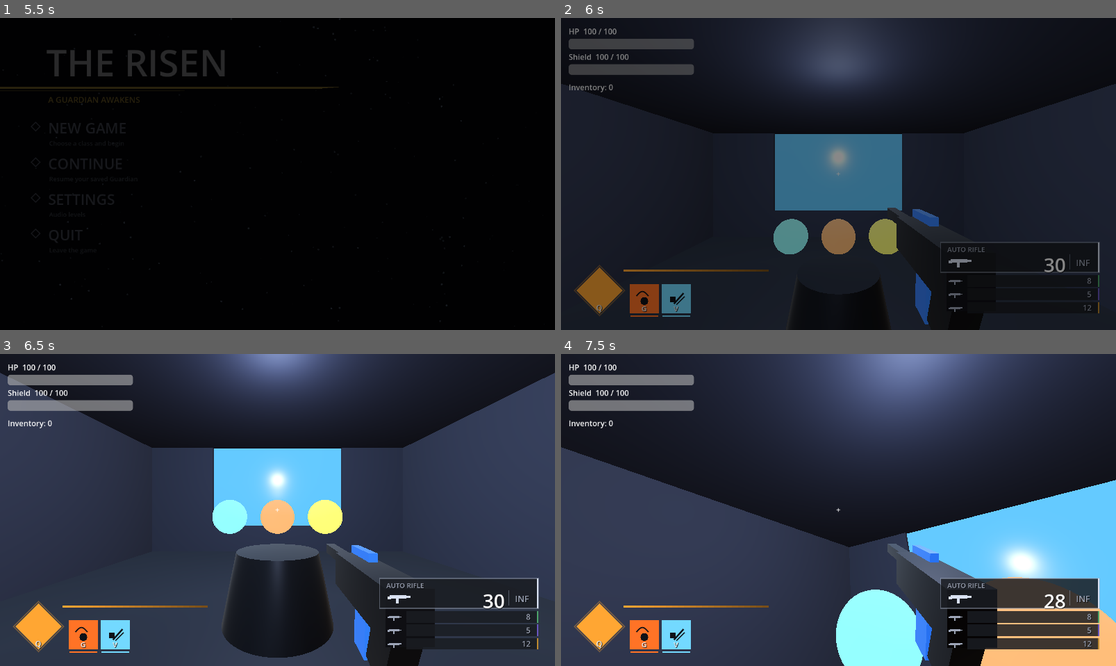
Above: before the commit, frames 1-4 (two rows, left to right).
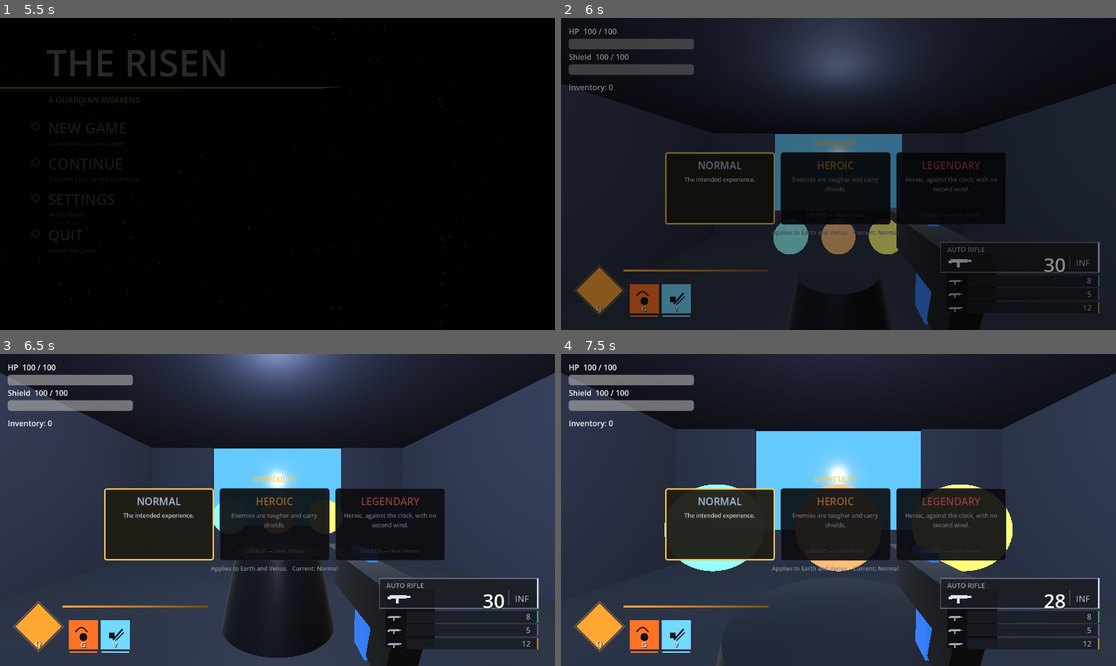
Above: after the commit, the same moments.

Repository: vasilisbit/The_Risen
Game: Godot game, scene res://ui/main_menu.tscn
The game is run twice, just before and just after one commit, with the same random seed, the same clock (stepped at 60 frames per second) and the same inputs.
Inputs (mouse positions are in pixels of both pictures, inside the frame that each line leads up to):
- Up to frame 1 (5.5 s): tap Enter at 0.5 s; drag from (277, 174) to (333, 105) at 0.52 s; drag from (166, 189) to (249, 236) at 1.27 s; click "BACK" at 2 s; move the mouse to (333, 105) at 2.77 s; hold D (move_right) 2.78-3.5 s; hold E (interact) 2.78-3.5 s; click (333, 105) at 2.92 s; drag from (249, 236) to (111, 127) at 3.52 s; move the mouse to (444, 220) at 4.27 s; hold A (move_left) 4.28-5 s; hold Shift (sprint) 4.28-5 s; click (444, 220) at 4.42 s; tap Space (jump) at 4.52 s; tap F (debug_damage) at 4.9 s; drag from (111, 127) to (194, 96) at 5.02 s
- Up to frame 2 (6 s): click "CONFIRM — Assault" at 5.75 s
- Up to frame 3 (6.5 s): no input
- Up to frame 4 (7.5 s): move the mouse to (844, 510) at 6.52 s; hold W (move_forward) 6.53-7.25 s; tap 1 (weapon_1) at 6.6 s; click (844, 510) at 6.67 s; click (721, 525) at 7.27 s

Frame 1 is identical in both runs. In frame 2, 11% of the frame differs, in the area x 18-81%, y 39-70%; in frame 3, 14%; in frame 4, 58%, in the area x 0-100%, y 0-100%.

Commit message:
feat(t-0027): Implement difficulty modifiers
Closes M7. New Difficulty autoload owns the tier table, the selection
(persisted in SaveManager) and the queries the rest of the game makes at
mission load. Picker sits beside the hologram table in the hub: three cards
with tooltips, locked tiers greyed with what unlocks them.

- Normal: no modifiers.
- Heroic: +50% enemy health, plus a shield worth 25% of health absorbed
  before damage reaches them.
- Legendary: Heroic, plus a 10 minute limit and no shield regen.

Tiers STACK — Legendary is Heroic with extra handicaps. The card lists their
modifiers separately, but a harder tier that dropped the easier tier's
handicaps would be strictly easier in places, which no one would expect from
a name like Legendary.

Modifiers apply to Earth and Venus only, per GDD 7 ("Apply to Mission 1 & 3
only"). Mars is left alone because its wave buff/debuff picks are already a
difficulty dial and stacking the two would compound in ways neither system
was balanced for.

Enemy scaling happens in EnemyBase._ready before health is filled, so a
Heroic Rusher spawns at 225/225 rather than 150/225, and enemies spawned
mid-mission are scaled too. The three bosses override take_damage, so each
now routes through the shared absorb_shield().

The picker is a standing preference beside the table rather than a modal step
in front of every mission launch, which would be tiresome on the runs where
you never change it.

MissionTimer frees itself on untimed tiers, so it can sit unconditionally in
the mission scenes. It is the first thing in the game that can actually fail
a mission — until now death only cost a checkpoint — which is why
Telemetry.mission_failed() had an API and no caller since T-0026.

Known gap: GDD 7 specifies ELEMENTAL shields that the weapon's element must
match. Weapons have no elements (mods are unimplemented), so this is the same
mechanic without the matching rule; the element check goes in when weapon mods
land. Noted in enemy_base.gd.

Verified in-engine, all in Earth per the DoD: Heroic and Legendary start
locked and refuse selection, then both unlock on completing Venus; Normal
Rusher 150 HP / no shield vs Heroic Rusher exactly 225 HP with a 56.25 shield
that absorbs 50 damage leaving health untouched and overflows correctly at 70;
Legendary starts a 10:00 countdown that ticks, blocks shield regen (20 shield
stayed 20 across 3 s past the recharge delay), carries Heroic's 225 HP, and on
reaching zero logs MissionFailed(reason "timeout") and returns to the hub;
the picker shows all three cards with tooltips, refuses locked tiers with an
explanation, and logs DifficultyModifierSelected. Also repositioned it after a
capture showed the cards overlapping the weapon HUD. Headless import clean.

Diff:
--- a/project.godot
+++ b/project.godot
@@ -23,6 +23,7 @@
 GameState="*res://scripts/game_state.gd"
 AudioManager="*res://scripts/audio_manager.gd"
 Telemetry="*res://scripts/telemetry.gd"
+Difficulty="*res://scripts/difficulty.gd"
 
 [editor_plugins]
 
--- a/scenes/hub/hub.tscn
+++ b/scenes/hub/hub.tscn
@@ -5,6 +5,7 @@
 [ext_resource type="PackedScene" uid="uid://cv5t0esp8itvn" path="res://ui/vendor_shop.tscn" id="3_koree"]
 [ext_resource type="Script" uid="uid://cpmdlc3cn6dup" path="res://scripts/hub_structure.gd" id="4_ajtfx"]
 [ext_resource type="PackedScene" path="res://ui/class_select.tscn" id="5_clssel"]
+[ext_resource type="Script" path="res://scripts/difficulty_select.gd" id="6_diffsel"]
 
 [sub_resource type="ProceduralSkyMaterial" id="ProceduralSkyMaterial_koree"]
 
@@ -67,6 +68,15 @@
 
 [node name="ClassSelect" parent="HubUI" instance=ExtResource("5_clssel")]
 
+[node name="DifficultySelect" type="Control" parent="HubUI"]
+layout_mode = 3
+anchors_preset = 15
+anchor_right = 1.0
+anchor_bottom = 1.0
+grow_horizontal = 2
+grow_vertical = 2
+script = ExtResource("6_diffsel")
+
 [node name="Nav" type="NavigationRegion3D" parent="." unique_id=458862026]
 navigation_mesh = SubResource("NavigationMesh_ajtfx")
 
--- a/scenes/missions/earth/earth.tscn
+++ b/scenes/missions/earth/earth.tscn
@@ -4,6 +4,7 @@
 [ext_resource type="PackedScene" uid="uid://b88q4r73j0x27" path="res://scenes/player/guardian.tscn" id="2_4ylf5"]
 [ext_resource type="Script" uid="uid://dxhey7uqt8ij6" path="res://scripts/objective_manager.gd" id="3_qfysw"]
 [ext_resource type="Script" uid="uid://d1gsvxgaifpwh" path="res://scripts/earth_mission.gd" id="4_3icjv"]
+[ext_resource type="Script" path="res://scripts/mission_timer.gd" id="5_timer"]
 
 [sub_resource type="Environment" id="Environment_45g3f"]
 background_mode = 1
@@ -38,3 +39,7 @@
 
 [node name="Mission" type="Node" parent="." unique_id=1000977802]
 script = ExtResource("4_3icjv")
+
+[node name="MissionTimer" type="Node" parent="."]
+script = ExtResource("5_timer")
+mission_id = "Earth"
--- a/scenes/missions/venus/venus.tscn
+++ b/scenes/missions/venus/venus.tscn
@@ -4,6 +4,7 @@
 [ext_resource type="PackedScene" uid="uid://b88q4r73j0x27" path="res://scenes/player/guardian.tscn" id="2_guard"]
 [ext_resource type="Script" uid="uid://dxhey7uqt8ij6" path="res://scripts/objective_manager.gd" id="3_obj"]
 [ext_resource type="Script" path="res://scripts/venus_mission.gd" id="4_mission"]
+[ext_resource type="Script" path="res://scripts/mission_timer.gd" id="5_timer"]
 
 [sub_resource type="Environment" id="Environment_venus"]
 background_mode = 1
@@ -40,3 +41,7 @@
 
 [node name="Mission" type="Node" parent="."]
 script = ExtResource("4_mission")
+
+[node name="MissionTimer" type="Node" parent="."]
+script = ExtResource("5_timer")
+mission_id = "Venus"
--- /dev/null
+++ b/scripts/difficulty.gd
@@ -0,0 +1,151 @@
+extends Node
+
+## Difficulty autoload (T-0027). Owns the modifier table, the current
+## selection (persisted in SaveManager) and the queries the rest of the game
+## makes at mission load.
+##
+## Tiers STACK: Legendary is Heroic plus a time limit and no shield regen. The
+## card lists their modifiers separately, but a harder tier that dropped the
+## easier tier's handicaps would be strictly easier in places, which no one
+## would expect from a name like Legendary.
+##
+## GDD §7 restricts modifiers to missions 1 and 3 (Earth, Venus). Mars is left
+## alone because its wave buff/debuff picks are already a difficulty dial and
+## stacking the two would compound in ways neither system was balanced for.
+
+signal difficulty_changed(id: String)
+
+const NORMAL := "Normal"
+const HEROIC := "Heroic"
+const LEGENDARY := "Legendary"
+
+## Missions the modifiers apply to (GDD §7: "Apply to Mission 1 & 3 only").
+const APPLIES_TO := ["Earth", "Venus"]
+
+const TIERS: Array[Dictionary] = [
+	{
+		"id": NORMAL,
+		"title": "NORMAL",
+		"blurb": "The intended experience.",
+		"details": "No modifiers.",
+		"health_mult": 1.0,
+		"shield_fraction": 0.0,
+		"time_limit": 0.0,
+		"no_shield_regen": false,
+		"color": Color(0.65, 0.72, 0.85),
+	},
+	{
+		"id": HEROIC,
+		"title": "HEROIC",
+		"blurb": "Enemies are tougher and carry shields.",
+		"details": "+50% enemy health.\nEnemies gain a shield worth 25% of their health,\nwhich absorbs damage before it reaches them.",
+		"health_mult": 1.5,
+		"shield_fraction": 0.25,
+		"time_limit": 0.0,
+		"no_shield_regen": false,
+		"color": Color(1.0, 0.72, 0.30),
+	},
+	{
+		"id": LEGENDARY,
+		"title": "LEGENDARY",
+		"blurb": "Heroic, against the clock, with no second wind.",
+		"details": "Everything in Heroic.\n10 minute time limit — the mission fails at zero.\nYour shield never recharges.",
+		"health_mult": 1.5,
+		"shield_fraction": 0.25,
+		"time_limit": 600.0,
+		"no_shield_regen": true,
+		"color": Color(1.0, 0.42, 0.38),
+	},
+]
+
+
+func _ready() -> void:
+	process_mode = Node.PROCESS_MODE_ALWAYS
+
+
+# --- selection --------------------------------------------------------------
+
+func current() -> String:
+	var sm := get_node_or_null("/root/SaveManager")
+	var id := String(sm.data.get("selected_difficulty", NORMAL)) if sm else NORMAL
+	# A save that was made while a tier was unlocked, then reset, must not keep
+	# that tier selected.
+	return id if is_unlocked(id) else NORMAL
+
+
+func select(id: String) -> bool:
+	if not is_unlocked(id) or tier_of(id).is_empty():
+		return false
+	var sm := get_node_or_null("/root/SaveManager")
+	if sm:
+		sm.data["selected_difficulty"] = id
+		sm.save_game()
+	difficulty_changed.emit(id)
+	return true
+
+
+## Heroic and Legendary unlock once Venus is complete (GDD §7).
+func is_unlocked(id: String) -> bool:
+	if id == NORMAL:
+		return true
+	var sm := get_node_or_null("/root/SaveManager")
+	if sm == null:
+		return false
+	var unlocks: Dictionary = sm.data.get("difficulty_unlocks", {})
+	return bool(unlocks.get(id, false))
+
+
+func tier_of(id: String) -> Dictionary:
+	for t in TIERS:
+		if String(t["id"]) == id:
+			return t
+	return {}
+
+
+## The tier actually in force for `mission_id` — Normal outside Earth/Venus.
+func active_tier(mission_id: String) -> Dictionary:
+	if not APPLIES_TO.has(mission_id):
+		return tier_of(NORMAL)
+	return tier_of(current())
+
+
+# --- queries used at mission load ------------------------------------------
+
+## Mission the enemies/player belong to. Read from whichever mission driver is
+## in the scene, so a single enemy doesn't need to be told.
+func current_mission() -> String:
+	var tree := get_tree()
+	if tree == null or tree.current_scene == null:
+		return ""
+	var scene := String(tree.current_scene.name)
+	return scene if APPLIES_TO.has(scene) else ""
+
+
+func enemy_health_mult() -> float:
+	return float(active_tier(current_mission()).get("health_mult", 1.0))
+
+
+func enemy_shield_fraction() -> float:
+	return float(active_tier(current_mission()).get("shield_fraction", 0.0))
+
+
+func time_limit() -> float:
+	return float(active_tier(current_mission()).get("time_limit", 0.0))
+
+
+func no_shield_regen() -> bool:
+	return bool(active_tier(current_mission()).get("no_shield_regen", false))
+
+
+## Called when a mission completes, to open the tiers up after Venus.
+func unlock_after(mission_id: String) -> void:
+	if mission_id != "Venus":
+		return
+	var sm := get_node_or_null("/root/SaveManager")
+	if sm == null:
+		return
+	var unlocks: Dictionary = sm.data.get("difficulty_unlocks", {})
+	unlocks[HEROIC] = true
+	unlocks[LEGENDARY] = true
+	sm.data["difficulty_unlocks"] = unlocks
+	sm.save_game()
--- /dev/null
+++ b/scripts/difficulty_select.gd
@@ -0,0 +1,147 @@
+extends Control
+
+## Difficulty picker at the hologram table (T-0027). Three cards with tooltips;
+## locked tiers are greyed out and say what unlocks them. The choice persists
+## through SaveManager and applies the next time a mission loads.
+##
+## It sits beside the table rather than interrupting mission launch: the tier
+## is a standing preference, and a modal step in front of every mission start
+## would be tiresome on the runs where you never change it.
+
+const GOLD := Color(0.95, 0.78, 0.32)
+const DIM := Color(0.5, 0.53, 0.60)
+const LOCKED := Color(0.35, 0.36, 0.40)
+const CARD_SIZE := Vector2(228, 150)
+
+var _cards: Dictionary = {}          # id -> PanelContainer
+var _note: Label
+
+
+func _ready() -> void:
+	set_anchors_preset(Control.PRESET_FULL_RECT)
+	mouse_filter = Control.MOUSE_FILTER_IGNORE
+	_build()
+	refresh()
+	var diff := get_node_or_null("/root/Difficulty")
+	if diff:
+		diff.difficulty_changed.connect(func(_id: String) -> void: refresh())
+
+
+## Re-read the save and repaint. Public so the hub can call it after a mission
+## returns and a tier has just unlocked.
+func refresh() -> void:
+	var diff := get_node_or_null("/root/Difficulty")
+	if diff == null:
+		return
+	var current: String = diff.current()
+	for id in _cards:
+		var card: PanelContainer = _cards[id]
+		var unlocked: bool = diff.is_unlocked(id)
+		var selected: bool = (id == current)
+		var style: StyleBoxFlat = card.get_theme_stylebox("panel")
+		style.border_color = GOLD if selected else (DIM if unlocked else LOCKED)
+		style.set_border_width_all(3 if selected else 1)
+		style.bg_color = Color(0.12, 0.11, 0.08, 0.95) if selected else Color(0.08, 0.09, 0.11, 0.92)
+		card.modulate = Color(1, 1, 1) if unlocked else Color(0.55, 0.55, 0.58)
+		(card.get_meta("lock") as Label).visible = not unlocked
+	_note.text = "Applies to Earth and Venus.   Current: %s" % current
+
+
+func _select(id: String) -> void:
+	var diff := get_node_or_null("/root/Difficulty")
+	if diff == null:
+		return
+	if not diff.is_unlocked(id):
+		_note.text = "%s is locked — complete the Venus mission first." % id
+		return
+	if diff.select(id):
+		var tel := get_node_or_null("/root/Telemetry")
+		if tel:
+			tel.difficulty_selected(id, "")
+		var audio := get_node_or_null("/root/AudioManager")
+		if audio:
+			audio.play_sfx("ui_click")
+		refresh()
+
+
+func _build() -> void:
+	var diff := get_node_or_null("/root/Difficulty")
+	var tiers: Array = diff.TIERS if diff else []
+
+	var root := VBoxContainer.new()
+	root.set_anchors_preset(Control.PRESET_CENTER_BOTTOM)
+	# Lifted well clear of the bottom-right weapon panel, which the cards
+	# overlapped when they sat just above the bottom edge.
+	root.position = Vector2(-((CARD_SIZE.x + 12.0) * 3.0) * 0.5, -CARD_SIZE.y - 250.0)
+	root.add_theme_constant_override("separation", 8)
+	add_child(root)
+
+	var title := Label.new()
+	title.text = "DIFFICULTY"
+	title.horizontal_alignment = HORIZONTAL_ALIGNMENT_CENTER
+	title.add_theme_font_size_override("font_size", 16)
+	title.add_theme_color_override("font_color", GOLD)
+	root.add_child(title)
+
+	var row := HBoxContainer.new()
+	row.add_theme_constant_override("separation", 12)
+	root.add_child(row)
+	for t in tiers:
+		row.add_child(_build_card(t))
+
+	_note = Label.new()
+	_note.horizontal_alignment = HORIZONTAL_ALIGNMENT_CENTER
+	_note.add_theme_font_size_override("font_size", 12)
+	_note.add_theme_color_override("font_color", DIM)
+	root.add_child(_note)
+
+
+func _build_card(tier: Dictionary) -> PanelContainer:
+	var id := String(tier["id"])
+	var card := PanelContainer.new()
+	card.custom_minimum_size = CARD_SIZE
+	card.tooltip_text = String(tier["details"])
+	card.mouse_filter = Control.MOUSE_FILTER_STOP
+
+	var style := StyleBoxFlat.new()
+	style.set_corner_radius_all(5)
+	style.set_content_margin_all(12)
+	card.add_theme_stylebox_override("panel", style)
+
+	var col := VBoxContainer.new()
+	col.add_theme_constant_override("separation", 6)
+	card.add_child(col)
+
+	var name_label := Label.new()
+	name_label.text = String(tier["title"])
+	name_label.horizontal_alignment = HORIZONTAL_ALIGNMENT_CENTER
+	name_label.add_theme_font_size_override("font_size", 21)
+	name_label.add_theme_color_override("font_color", tier["color"])
+	col.add_child(name_label)
+
+	var blurb := Label.new()
+	blurb.text = String(tier["blurb"])
+	blurb.autowrap_mode = TextServer.AUTOWRAP_WORD_SMART
+	blurb.horizontal_alignment = HORIZONTAL_ALIGNMENT_CENTER
+	blurb.add_theme_font_size_override("font_size", 12)
+	blurb.modulate = Color(0.78, 0.80, 0.86)
+	blurb.size_flags_vertical = Control.SIZE_EXPAND_FILL
+	col.add_child(blurb)
+
+	var lock := Label.new()
+	lock.text = "LOCKED — clear Venus"
+	lock.horizontal_alignment = HORIZONTAL_ALIGNMENT_CENTER
+	lock.add_theme_font_size_override("font_size", 11)
+	lock.add_theme_color_override("font_color", LOCKED)
+	col.add_child(lock)
+	card.set_meta("lock", lock)
+
+	var hit := Button.new()
+	hit.flat = true
+	hit.set_anchors_preset(Control.PRESET_FULL_RECT)
+	hit.tooltip_text = String(tier["details"])
+	hit.pressed.connect(func() -> void: _select(id))
+	card.add_child(hit)
+
+	_cards[id] = card
+	return card
--- a/scripts/ember_tyrant.gd
+++ b/scripts/ember_tyrant.gd
@@ -242,6 +242,9 @@
 	if _dead or amount <= 0.0:
 		return
 	if shielded:
+		return
+	amount = absorb_shield(amount)
+	if amount <= 0.0:
 		return
 	health = maxf(0.0, health - amount)
 	if health <= 0.0:
--- a/scripts/enemy_base.gd
+++ b/scripts/enemy_base.gd
@@ -33,6 +33,13 @@
 var health: float = 100.0
 ## Seconds of stun left; while > 0 the enemy takes no actions.
 var stun_left: float = 0.0
+
+## Heroic/Legendary shield pool (T-0027), absorbed before health. GDD §7 calls
+## for ELEMENTAL shields that must be matched by the weapon's element — weapons
+## have no elements yet (mods are unimplemented), so this is the same mechanic
+## without the matching rule. Wire the element check in when weapon mods land.
+var elemental_shield: float = 0.0
+var max_elemental_shield: float = 0.0
 
 ## Knockback displacement budget (Ground Slam), spent over PUSH_TIME seconds.
 const PUSH_TIME := 0.3
@@ -45,8 +52,23 @@
 
 func _ready() -> void:
 	add_to_group("enemy")
+	_apply_difficulty()
 	health = max_health
 	_player = _find_player()
+
+
+## Scale this enemy for the selected difficulty tier (T-0027). Applied at
+## spawn, before health is filled, so a Heroic Rusher is 225/225 rather than
+## 150/225. Enemies spawned mid-mission get it too, since every one runs this.
+func _apply_difficulty() -> void:
+	var diff := get_node_or_null("/root/Difficulty")
+	if diff == null:
+		return
+	max_health *= float(diff.enemy_health_mult())
+	var fraction: float = diff.enemy_shield_fraction()
+	if fraction > 0.0:
+		elemental_shield = max_health * fraction
+		max_elemental_shield = elemental_shield
 
 
 func _find_player() -> Node3D:
@@ -139,10 +161,24 @@
 func take_damage(amount: float) -> void:
 	if _dead:
 		return
+	amount = absorb_shield(amount)
+	if amount <= 0.0:
+		play_sfx("enemy_hit")
+		return
 	health = maxf(0.0, health - amount)
 	play_sfx("enemy_hit")
 	if health <= 0.0:
 		_die()
+
+
+## Spend the Heroic/Legendary shield pool first and return what gets through.
+## Subclasses with their own damage handling (the bosses) call this too.
+func absorb_shield(amount: float) -> float:
+	if elemental_shield <= 0.0 or amount <= 0.0:
+		return amount
+	var taken := minf(elemental_shield, amount)
+	elemental_shield -= taken
+	return amount - taken
 
 
 ## Positional effect at this enemy (T-0034). No-ops without the autoload, so
--- a/scripts/guardian.gd
+++ b/scripts/guardian.gd
@@ -190,6 +190,10 @@
 
 func _update_shield(delta: float) -> void:
 	_time_since_damage += delta
+	# Legendary: the shield never comes back (T-0027, GDD §7).
+	var diff := get_node_or_null("/root/Difficulty")
+	if diff and diff.no_shield_regen():
+		return
 	if shield < MAX_SHIELD and _time_since_damage >= SHIELD_RECHARGE_DELAY:
 		shield = minf(MAX_SHIELD, shield + SHIELD_RECHARGE_RATE * delta)
 		shield_changed.emit(shield, MAX_SHIELD)
--- /dev/null
+++ b/scripts/mission_timer.gd
@@ -0,0 +1,130 @@
+extends Node
+
+## Legendary time limit (T-0027). Counts down from Difficulty.time_limit() and
+## fails the mission at zero: logs MissionFailed(reason "timeout") and returns
+## to the hub. On any other tier it removes itself, so the node can sit in every
+## mission scene unconditionally.
+##
+## This is the first thing in the game that can actually fail a mission — until
+## now death only cost a checkpoint — which is why Telemetry.mission_failed()
+## had an API but no caller.
+
+const WARN_AT := 60.0             # s remaining when the clock turns red
+const RETURN_SCENE := "res://scenes/hub/hub.tscn"
+
+signal expired
+
+@export var mission_id: String = ""
+
+var time_left: float = 0.0
+var running: bool = false
+
+var _label: Label
+var _expired: bool = false
+
+
+func _ready() -> void:
+	process_mode = Node.PROCESS_MODE_PAUSABLE
+	var diff := get_node_or_null("/root/Difficulty")
+	var limit: float = diff.time_limit() if diff else 0.0
+	if limit <= 0.0:
+		queue_free()             # not a timed tier
+		return
+	time_left = limit
+	running = true
+	_build_ui()
+
+
+func _process(delta: float) -> void:
+	if not running or _expired:
+		return
+	time_left = maxf(0.0, time_left - delta)
+	_refresh()
+	if time_left <= 0.0:
+		_fail()
+
+
+func _refresh() -> void:
+	if _label == null:
+		return
+	var minutes := int(time_left) / 60
+	var seconds := int(time_left) % 60
+	_label.text = "%d:%02d" % [minutes, seconds]
+	_label.modulate = Color(1.0, 0.35, 0.3) if time_left <= WARN_AT else Color(1, 1, 1)
+
+
+## Public so the failure path is testable without waiting ten minutes.
+func fail_now() -> void:
+	time_left = 0.0
+	_fail()
+
+
+func _fail() -> void:
+	if _expired:
+		return
+	_expired = true
+	running = false
+	expired.emit()
+	var tel := get_node_or_null("/root/Telemetry")
+	if tel:
+		tel.mission_failed(_mission(), "timeout")
+	_show_banner()
+	await get_tree().create_timer(2.5).timeout
+	var gs := get_node_or_null("/root/GameState")
+	if gs and gs.has_method("transition_to"):
+		gs.transition_to(RETURN_SCENE)
+	else:
+		get_tree().change_scene_to_file(RETURN_SCENE)
+
+
+## Prefer the exported id, else the scene name — every mission scene is named
+## after its mission.
+func _mission() -> String:
+	if mission_id != "":
+		return mission_id
+	var scene := get_tree().current_scene
+	return String(scene.name) if scene else ""
+
+
+func _build_ui() -> void:
+	var layer := CanvasLayer.new()
+	layer.layer = 6
+	add_child(layer)
+
+	var box := VBoxContainer.new()
+	box.set_anchors_preset(Control.PRESET_CENTER_TOP)
+	box.position = Vector2(-70, 48)
+	box.custom_minimum_size = Vector2(140, 0)
+	box.mouse_filter = Control.MOUSE_FILTER_IGNORE
+	layer.add_child(box)
+
+	var caption := Label.new()
+	caption.text = "TIME REMAINING"
+	caption.horizontal_alignment = HORIZONTAL_ALIGNMENT_CENTER
+	caption.add_theme_font_size_override("font_size", 12)
+	caption.modulate = Color(0.7, 0.72, 0.8)
+	box.add_child(caption)
+
+	_label = Label.new()
+	_label.horizontal_alignment = HORIZONTAL_ALIGNMENT_CENTER
+	_label.add_theme_font_size_override("font_size", 30)
+	box.add_child(_label)
+	_refresh()
+
+
+func _show_banner() -> void:
+	var layer := CanvasLayer.new()
+	layer.layer = 20
+	add_child(layer)
+	var tint := ColorRect.new()
+	tint.color = Color(0.3, 0.0, 0.0, 0.55)
+	tint.set_anchors_preset(Control.PRESET_FULL_RECT)
+	tint.mouse_filter = Control.MOUSE_FILTER_IGNORE
+	layer.add_child(tint)
+	var center := CenterContainer.new()
+	center.set_anchors_preset(Control.PRESET_FULL_RECT)
+	layer.add_child(center)
+	var text := Label.new()
+	text.text = "OUT OF TIME"
+	text.add_theme_font_size_override("font_size", 56)
+	center.add_child(text)
--- a/scripts/phantom.gd
+++ b/scripts/phantom.gd
@@ -98,6 +98,9 @@
 func take_damage(amount: float) -> void:
 	if _dead or amount <= 0.0:
 		return
+	amount = absorb_shield(amount)
+	if amount <= 0.0:
+		return
 	health = maxf(0.0, health - amount)
 	if health <= 0.0:
 		_die()
--- a/scripts/save_manager.gd
+++ b/scripts/save_manager.gd
@@ -34,6 +34,8 @@
 		"flux_currency": 0,
 		"mission_completion_flags": {"Earth": false, "Mars": false, "Venus": false},
 		"difficulty_unlocks": {"Heroic": false, "Legendary": false},
+		# Selected modifier tier (T-0027); unlocks after Venus.
+		"selected_difficulty": "Normal",
 		"total_kills": 0,
 		"total_deaths": 0,
 		"total_playtime": 0.0,
@@ -92,6 +94,10 @@
 	flags[mission] = true
 	data["mission_completion_flags"] = flags
 	save_game()
+	# Clearing Venus opens the Heroic/Legendary modifiers (T-0027, GDD §7).
+	var diff := get_node_or_null("/root/Difficulty")
+	if diff and diff.has_method("unlock_after"):
+		diff.unlock_after(mission)
 
 
 ## True if a mission is playable: the first one, or the previous is complete.
--- a/scripts/shielded_brute.gd
+++ b/scripts/shielded_brute.gd
@@ -122,6 +122,9 @@
 ## Shield gates all HP damage until it is depleted (invulnerable phase 1).
 func take_damage(amount: float) -> void:
 	if _dead or amount <= 0.0:
+		return
+	amount = absorb_shield(amount)
+	if amount <= 0.0:
 		return
 	if shield > 0.0:
 		shield = maxf(0.0, shield - amount)
Not shown, added: scripts/difficulty.gd.uid
Not shown, added: scripts/difficulty_select.gd.uid
Not shown, added: scripts/mission_timer.gd.uid
